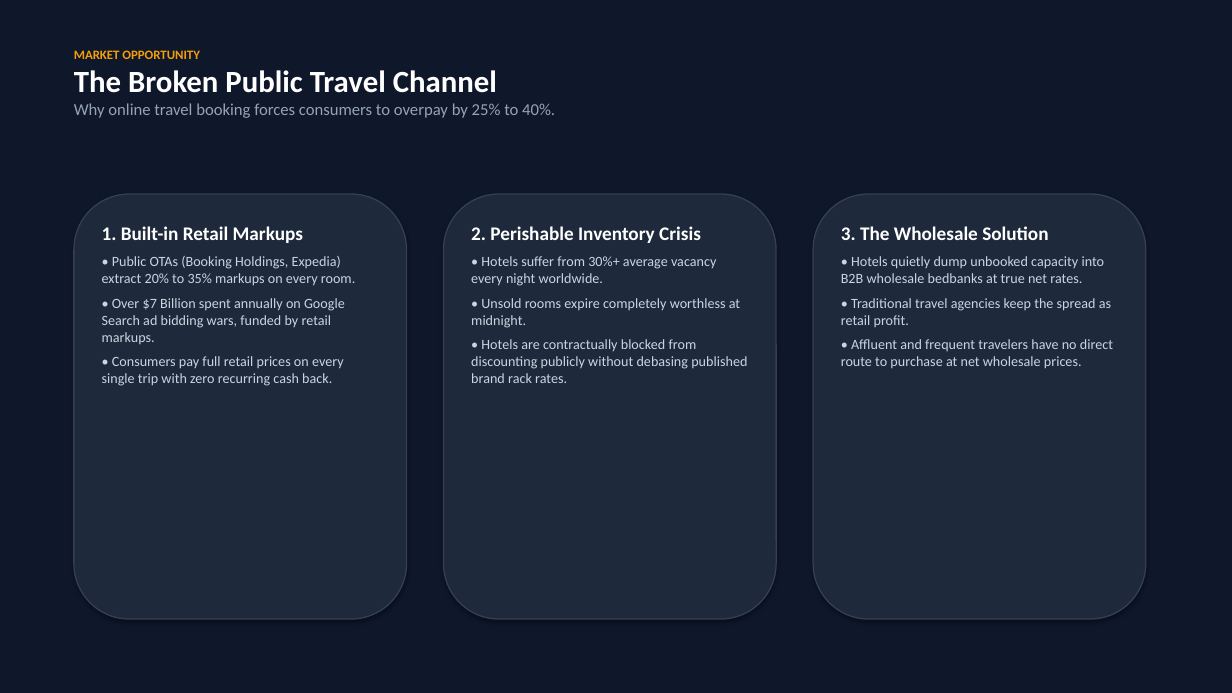
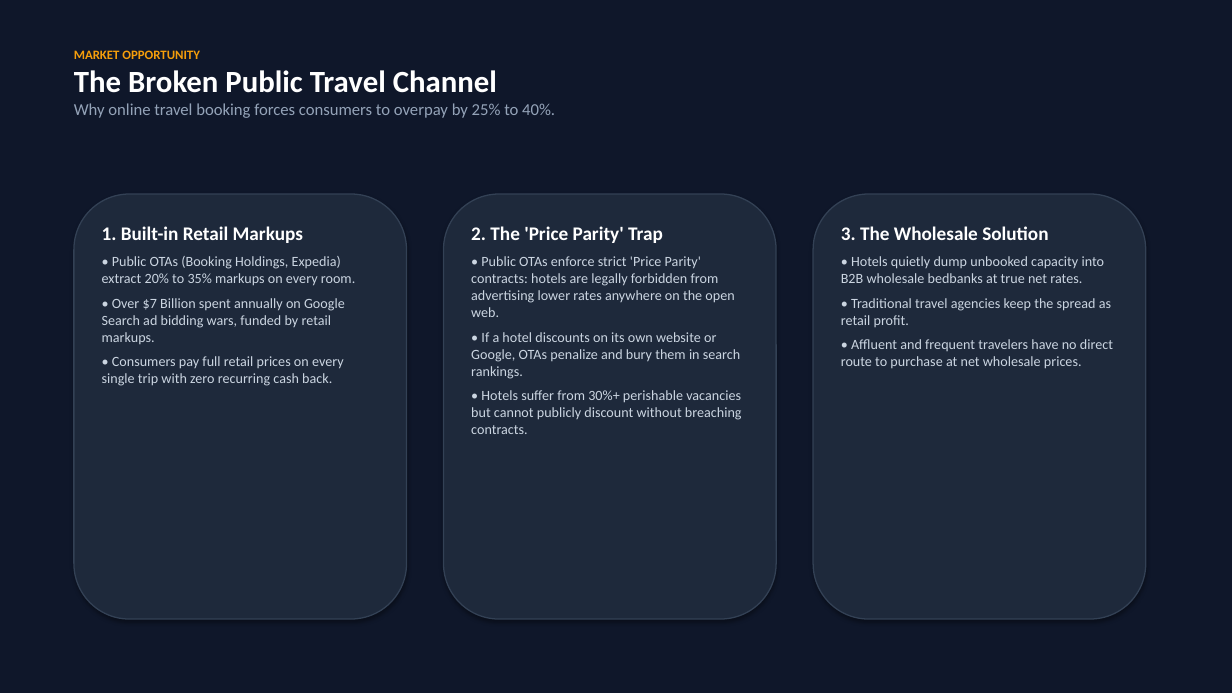
Before and after one commit to aiappsy/atlas-investor-portal, a slide deck: slide 2 of public/docs/investors/ATLAS_Investor_Pitch_Deck.pptx. Drawn at 1232x693 pixels with LibreOffice and Linux fonts; fonts in the diff are those of the drawing. Boxes give left, top, right and bottom in pixels: in the first picture for what was removed or moved away, otherwise in the second. Text is boxed around its words. In the diff, an @@ line names an element or a change of style, - is before the commit and + after.

Commit message:
Add comprehensive explanation of Price Parity, the Closed-Loop Safe Harbor, and the OTA economic moat

```diff
--- a/public/docs/investors/ATLAS_Investor_Pitch_Deck.pptx
+++ b/public/docs/investors/ATLAS_Investor_Pitch_Deck.pptx
@@ text at (471, 226, 742, 434): text changed @@
-2. Perishable Inventory Crisis
-• Hotels suffer from 30%+ average vacancy every night worldwide.
-• Unsold rooms expire completely worthless at midnight.
-• Hotels are contractually blocked from discounting publicly without debasing published brand rack rates.
+2. The 'Price Parity' Trap
+• Public OTAs enforce strict 'Price Parity' contracts: hotels are legally forbidden from advertising lower rates anywhere on the open web.
+• If a hotel discounts on its own website or Google, OTAs penalize and bury them in search rankings.
+• Hotels suffer from 30%+ perishable vacancies but cannot publicly discount without breaching contracts.
```
Also in this commit, not shown: 1 other slide changed, 1 other file.
